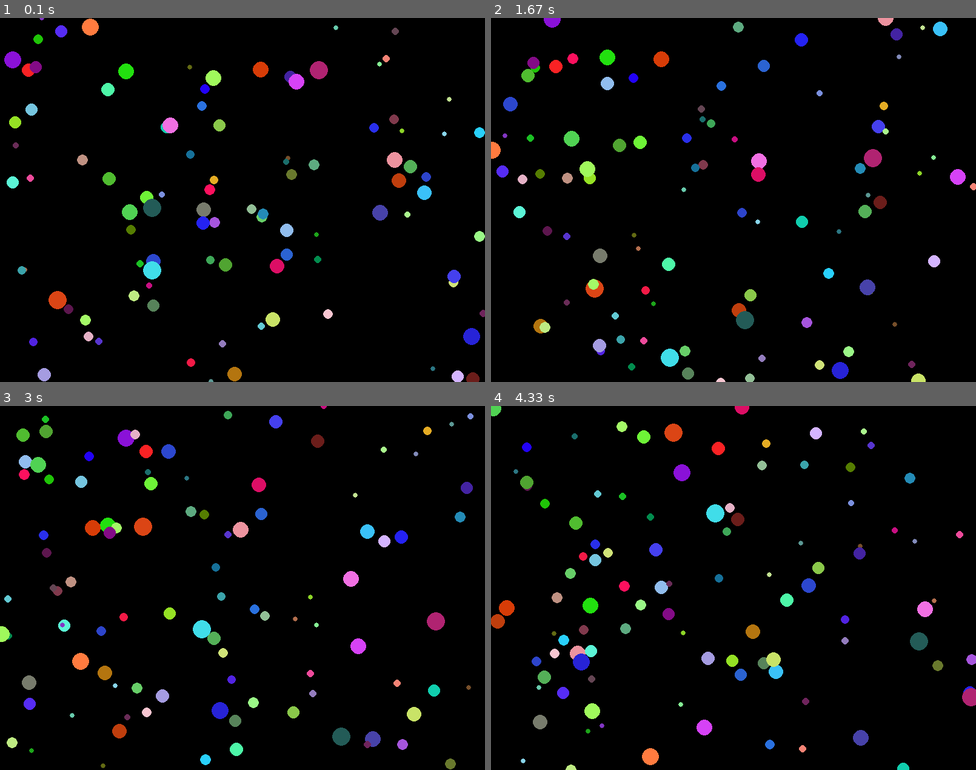
Above: before the commit, frames 1-4 (two rows, left to right).
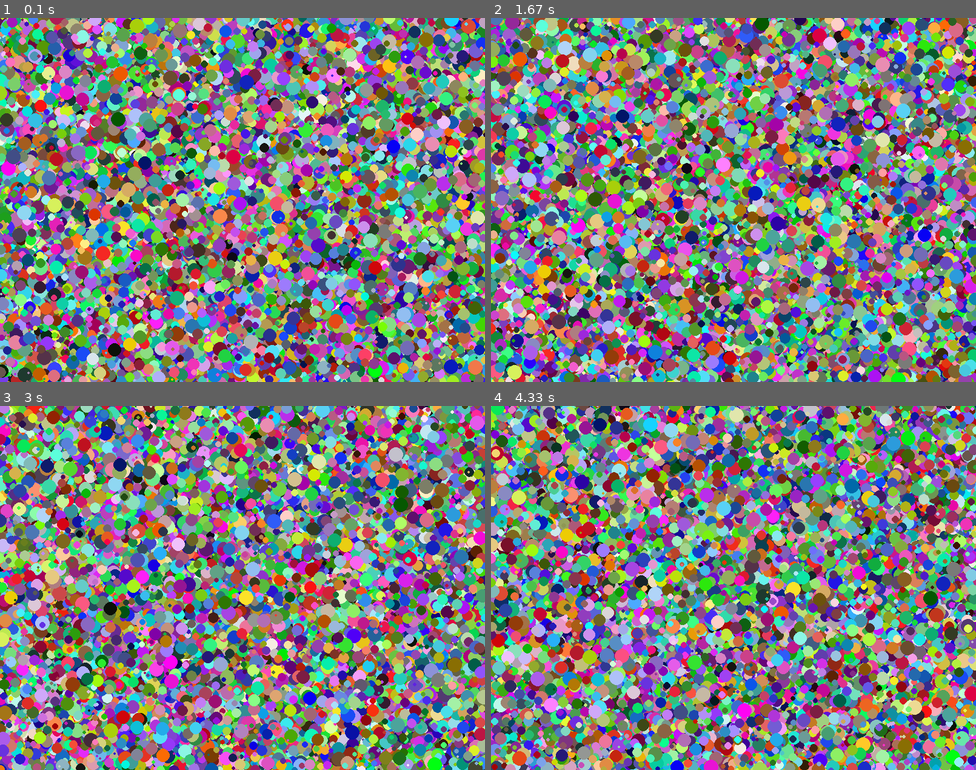
Above: after the commit, the same moments.

Repository: Notenlish/pygame_ecs
Game: pygame game, started from particle_test.py
Two runs of this game, one before a commit and one after it. Both use one fixed random seed, a clock stepped at 60 frames per second and the inputs below.
Inputs:
- Up to frame 1 (0.1 s): no input
- Up to frame 2 (1.67 s): no input
- Up to frame 3 (3 s): no input
- Up to frame 4 (4.33 s): tap Enter at 3.33, 3.67, 4 s

The runs differ from the first frame. In frame 1, 100% of the frame differs, in the area x 0-100%, y 0-100%; in frame 2, 100%; in frame 3, 100%; in frame 4, 100%.

Commit message:
change data structure

Diff:
--- a/particle_test.py
+++ b/particle_test.py
@@ -2,7 +2,6 @@
 import typing
 import pygame
 import pygame_ecs
-from pygame_ecs.components.base_component import BaseComponent
 
 
 class Position(pygame_ecs.BaseComponent):
@@ -31,11 +30,8 @@
         self.screen = screen
 
     def update(self, entity_components):
-        for i, comp in enumerate(entity_components):
-            if type(comp) == Position:
-                pos: Position = comp  # type: ignore
-            if type(comp) == BallRenderer:
-                ball_renderer: BallRenderer = comp  # type: ignore
+        pos: Position = entity_components[Position]  # type: ignore
+        ball_renderer: BallRenderer = entity_components[BallRenderer]  # type: ignore
         pygame.draw.circle(self.screen, ball_renderer.color, (pos.x, pos.y), ball_renderer.radius)  # type: ignore
 
 
@@ -46,17 +42,15 @@
         self.screen = screen
 
     def update(self, entity_components):
-        for i, comp in enumerate(entity_components):
-            if type(comp) == Position:
-                pos: Position = comp  # type: ignore
-            if type(comp) == Velocity:
-                vel: Velocity = comp  # type: ignore
+        pos: Position = entity_components[Position]  # type: ignore
+        vel: Velocity = entity_components[Velocity]  # type: ignore
         pos.x += vel.vec.x * self.dt  # type: ignore
         pos.y += vel.vec.y * self.dt  # type: ignore
         if pos.x > self.screen.get_width() or pos.x < 0:
             vel.vec.x *= -1
         if pos.y > self.screen.get_height() or pos.y < 0:
             vel.vec.y *= -1
+
 
 class App:
     def __init__(self) -> None:
@@ -72,13 +66,17 @@
         self.ball_draw_system = BallDrawSystem(self.screen)
         self.ball_physics = BallPhysics(self.screen)
 
+        self.component_manager.add_component_type(Position)
+        self.component_manager.add_component_type(Velocity)
+        self.component_manager.add_component_type(BallRenderer)
+
     def add_entities(self):
-        for _ in range(100):
+        for _ in range(1_000 * 50):
             center = (
                 random.randint(0, self.screen.get_width()),
                 random.randint(0, self.screen.get_height()),
             )
-            radius = random.randint(4, 15)
+            radius = random.randint(2, 12)
             color = [random.randint(0, 255) for _ in range(3)]
             vel = pygame.math.Vector2(
                 (random.random() - 0.5) * 400 / 1000,
@@ -100,6 +98,7 @@
         self.setup()
         self.add_entities()
         while True:
+            pygame.display.set_caption(f"FPS: {self.clock.get_fps()}")
             self.get_input()
             self.update()
             self.draw()
--- a/pygame_ecs/exceptions.py
+++ b/pygame_ecs/exceptions.py
@@ -1,9 +1,3 @@
-class EntityHasNoComponents(Exception):
-    def __init__(self, entity) -> None:
-        msg = f"Entity of id {entity} has no components that can be accessed."
-        super().__init__(msg)
-
-
 class EntityDoesNotHaveComponent(Exception):
     def __init__(self, entity, component_type) -> None:
         msg = f"Entity of id {entity} doesn't have component of type {component_type} that can be accessed."
--- a/pygame_ecs/managers/component_manager.py
+++ b/pygame_ecs/managers/component_manager.py
@@ -2,29 +2,29 @@
 
 from pygame_ecs.components.base_component import BaseComponent
 from pygame_ecs.entity import Entity
-from pygame_ecs.exceptions import EntityDoesNotHaveComponent, EntityHasNoComponents
+from pygame_ecs.exceptions import EntityDoesNotHaveComponent
+
+
+ComponentInstanceType = typing.TypeVar("ComponentInstanceType", bound=BaseComponent)
 
 
 class ComponentManager:
     def __init__(self) -> None:
-        self.components: dict[Entity, list[typing.Type[BaseComponent]]] = {}
+        self.components: dict[typing.Type[BaseComponent], dict[Entity, ComponentInstanceType]] = {}  # type: ignore
         # TODO: try changing the structure to:
         # self.components: dict[ComponentType, dict[Entity, Component(instance)]]
 
+    def add_component_type(self, component_type):
+        self.components[component_type] = {}
+
+    def remove_component_type(self, component_type):
+        del self.components[component_type]
+
     def add_component(self, entity, component):
-        _dict = self.components.get(entity, [])
-        _dict.append(component)
-        self.components[entity] = _dict
+        self.components[type(component)][entity] = component
 
     def remove_component(self, entity, component_type):
         try:
-            comp_list = self.components[entity]
-            for i, component in enumerate(comp_list):
-                if type(component) == component_type:
-                    comp_list.pop(i)
-                    return None
+            del self.components[component_type][entity]
+        except KeyError:
             raise EntityDoesNotHaveComponent(entity, component_type)
-        except KeyError:  # havent added any components to entity
-            raise EntityHasNoComponents(entity)
-        except KeyboardInterrupt:
-            pass
--- a/pygame_ecs/managers/entity_manager.py
+++ b/pygame_ecs/managers/entity_manager.py
@@ -10,14 +10,13 @@
     def add_entity(self, component_manager: ComponentManager):
         if len(self.dead_entities) > 0:
             entity = Entity(self.dead_entities.pop())
-            component_manager.components[entity] = []
             return entity
         else:
             entity = Entity(self.count)
             self.count += 1
-        component_manager.components[entity] = []
         return entity
 
     def kill_entity(self, component_manager: ComponentManager, entity: Entity):
         self.dead_entities.append(entity)
-        component_manager.components[entity] = []  # clear components
+        for component_type in component_manager.components.keys():
+            del component_manager.components[component_type][entity]
--- a/pygame_ecs/managers/system_manager.py
+++ b/pygame_ecs/managers/system_manager.py
@@ -22,15 +22,13 @@
     ):
         for entity in entities:
             has_components = True
-            entity_components: list[
-                typing.Type[BaseComponent]
-            ] = component_manager.components[entity]
-            for required_component in system.required_component_types:
-                if required_component not in entity_components:
-                    has_components = True
+            components_to_give = {}
+            for comp_type in system.required_component_types:
+                try:
+                    comp = component_manager.components[comp_type][entity]
+                    components_to_give[type(comp)] = comp
+                except KeyError:
+                    has_components = False
                     break
             if has_components:
-                # print(f"System of type {system} updating entity of type {entity}.")
-                system.update(
-                    entity_components
-                )  # there should be a more optimised way of giving the components
+                system.update(components_to_give)
--- a/pygame_ecs/systems/base_system.py
+++ b/pygame_ecs/systems/base_system.py
@@ -1,13 +1,18 @@
 import typing
 from pygame_ecs.components.base_component import BaseComponent
+from pygame_ecs.managers.component_manager import ComponentInstanceType
 
 
 class BaseSystem:
     # typing.Type specifies that it will take subclasses of this class
-    def __init__(self, required_component_types: list[typing.Type[BaseComponent]]) -> None:
+    def __init__(
+        self, required_component_types: list[typing.Type[BaseComponent]]
+    ) -> None:
         self.required_component_types = required_component_types
 
-    def update(self, entity_components: list[typing.Type[BaseComponent]]):
+    def update(
+        self, entity_components: dict[typing.Type[BaseComponent], ComponentInstanceType]
+    ):
         pass
 
     def __str__(self) -> str:
--- /dev/null
+++ b/speed_test.py
@@ -0,0 +1,68 @@
+from timeit import timeit
+import pygame_ecs
+import random
+
+WIDTH = 800
+HEGIHT = 800
+ENTITY_AMOUNT = 1_000 * 10
+
+
+class Position(pygame_ecs.BaseComponent):
+    def __init__(self, x: int, y: int):
+        super().__init__()
+        self.x = x
+        self.y = y
+
+
+class Velocity(pygame_ecs.BaseComponent):
+    def __init__(self, vec: list[int | float]) -> None:
+        super().__init__()
+        self.vec = vec
+
+
+class BallPhysics(pygame_ecs.BaseSystem):
+    def __init__(self) -> None:
+        super().__init__(required_component_types=[Position, Velocity])
+        self.dt = 0
+
+    def update(self, entity_components):
+        pos: Position = entity_components[Position]  # type: ignore
+        vel: Velocity = entity_components[Velocity]  # type: ignore
+        pos.x += vel.vec[0]  # type: ignore
+        pos.y += vel.vec[1]  # type: ignore
+        if pos.x > WIDTH or pos.x < 0:
+            vel.vec[0] *= -1
+        if pos.y > HEGIHT or pos.y < 0:
+            vel.vec[1] *= -1
+
+
+entities = []
+entity_manager = pygame_ecs.EntityManager()
+component_manager = pygame_ecs.ComponentManager()
+system_manager = pygame_ecs.SystemManager()
+ball_physics = BallPhysics()
+
+component_manager.add_component_type(Position)
+component_manager.add_component_type(Velocity)
+
+for _ in range(ENTITY_AMOUNT):
+    center = (
+        random.randint(0, WIDTH),
+        random.randint(0, HEGIHT),
+    )
+    radius = random.randint(2, 12)
+    color = [random.randint(0, 255) for _ in range(3)]
+    vel = [
+        (random.random() - 0.5) * 400 / 1000,
+        (random.random() - 0.5) * 400 / 1000,
+    ]
+    entity = entity_manager.add_entity(component_manager)
+    component_manager.add_component(entity, Position(center[0], center[1]))
+    component_manager.add_component(entity, Velocity(vel))
+    entities.append(entity)
+
+
+REPEAT = 1_000
+
+res = timeit(lambda: system_manager.update_entities(entities, component_manager, ball_physics), number=REPEAT)  # type: ignore
+print(f"Took {res/REPEAT} roughly for each frame, using {ENTITY_AMOUNT} entities")
